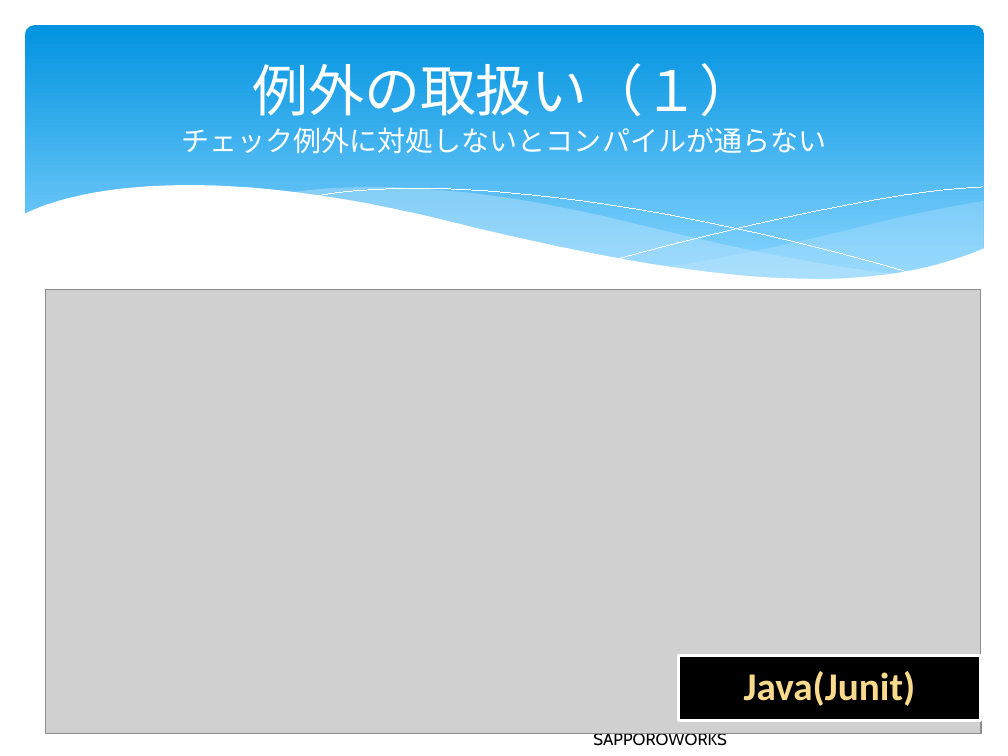
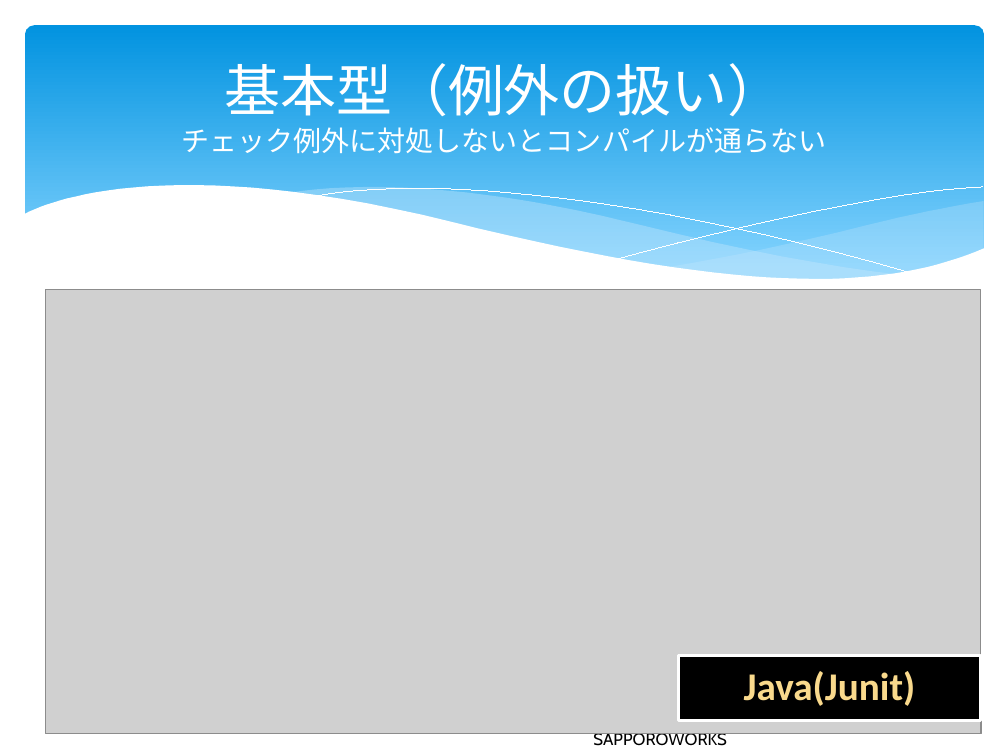
Before and after one commit to furuya02/clrh78, a slide deck: slide 52 of C# から Java へのプログラム移植で体験したTDDの効果は？.pptx (slide 60 before the commit). Drawn at 1008x756 pixels with LibreOffice and Linux fonts; fonts in the diff are those of the drawing; grey boxes stand for pictures. Boxes give left, top, right and bottom in pixels: in the first picture for what was removed or moved away, otherwise in the second. Text is boxed around its words. In the diff, an @@ line names an element or a change of style, - is before the commit and + after.

```diff
--- a/C# から Java へのプログラム移植で体験したTDDの効果は？.pptx
+++ b/C# から Java へのプログラム移植で体験したTDDの効果は？.pptx
@@ title at [181, 63, 826, 154]: text changed @@
-例外の取扱い（１）
-チェック例外に対処しないとコンパイルが通らない
+基本型（例外の扱い）
+チェック例外に対処しないとコンパイルが通らない
```
Also in this commit, not shown: 12 other slides changed, 6 slides added, 1 slide removed.
